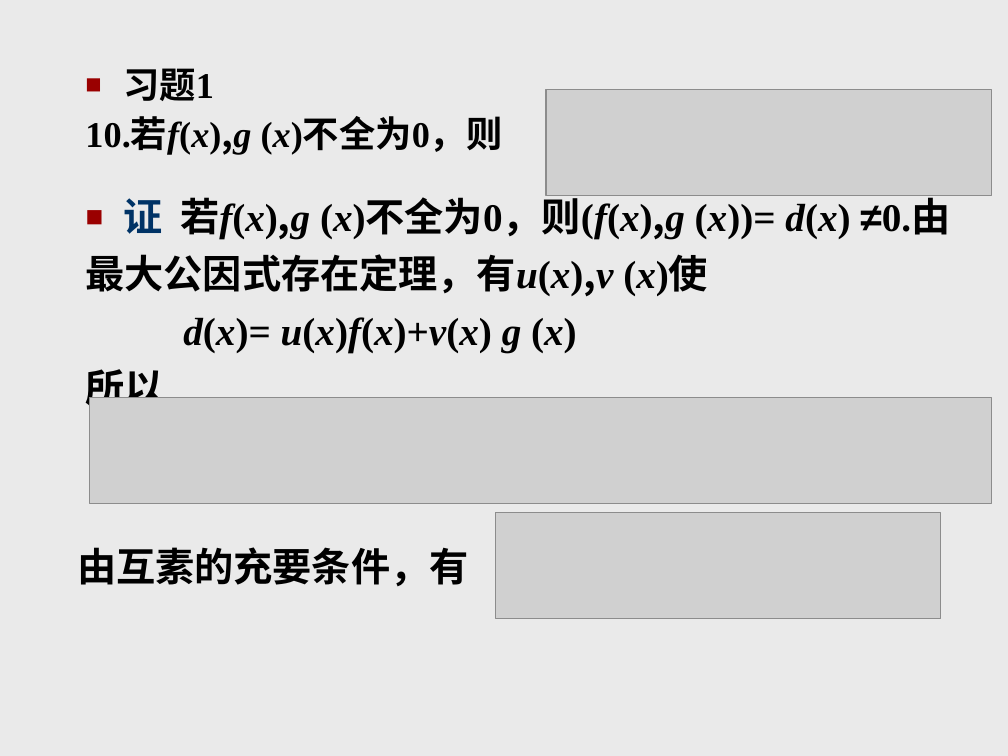
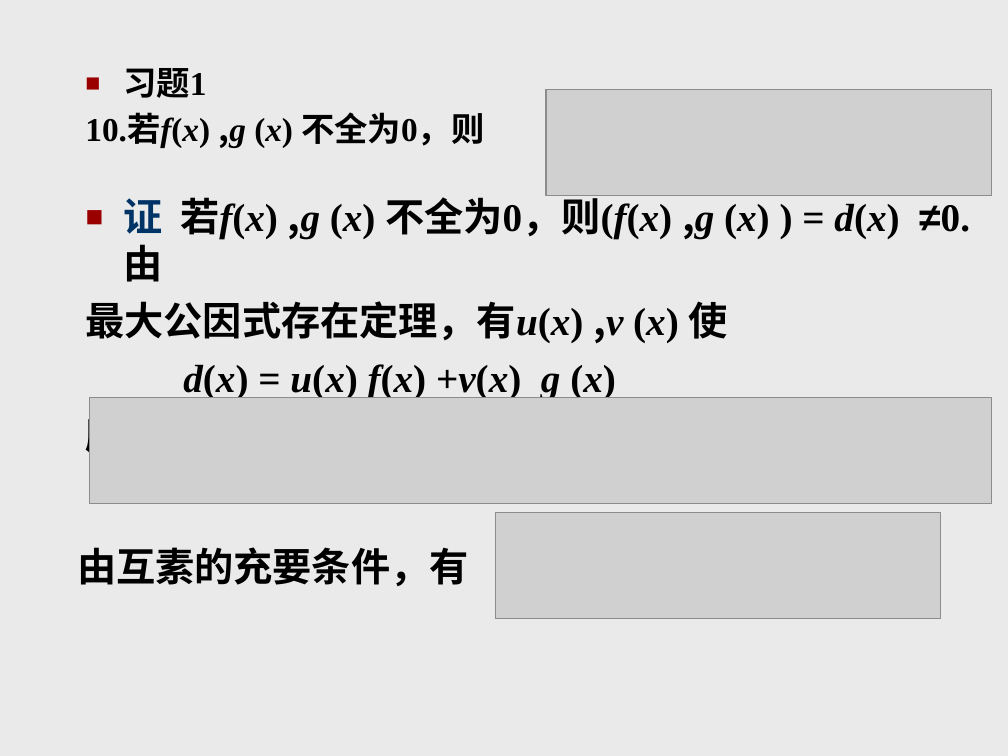
Before and after one commit to zhangbiaomath/zhangbiaomath.github.io, a slide deck: slide 52 of teaching/高等代数/课件/第1章-多项式.ppt. Drawn at 1008x756 pixels with LibreOffice and Linux fonts; fonts in the diff are those of the drawing; grey boxes stand for pictures. Boxes give left, top, right and bottom in pixels: in the first picture for what was removed or moved away, otherwise in the second. Text is boxed around its words. In the diff, an @@ line names an element or a change of style, - is before the commit and + after.

```diff
--- a/teaching/高等代数/课件/第1章-多项式.ppt
+++ b/teaching/高等代数/课件/第1章-多项式.ppt
@@ text at [123, 68, 206, 98]: size 25.9 to 23.8 pt in "习题1" @@
@@ text at [85, 112, 484, 148]: text changed; size 25.9 to 23.8 pt @@
-10.若f(x),g (x)不全为0，则
+10.若f(x) ,g (x) 不全为0，则
@@ text at [86, 191, 970, 398]: spaces changed @@
-■ 证 若f(x),g (x)不全为0，则(f(x),g (x))= d(x) ≠0.由
-最大公因式存在定理，有u(x),v (x)使
-d(x)= u(x)f(x)+v(x) g (x)
+■ 证 若f(x) ,g (x) 不全为0，则(f(x) ,g (x) ) = d(x) ≠0.由
+最大公因式存在定理，有u(x) ,v (x) 使
+d(x) = u(x) f(x) +v(x) g (x)
```
Also in this commit, not shown: 102 other slides changed.
